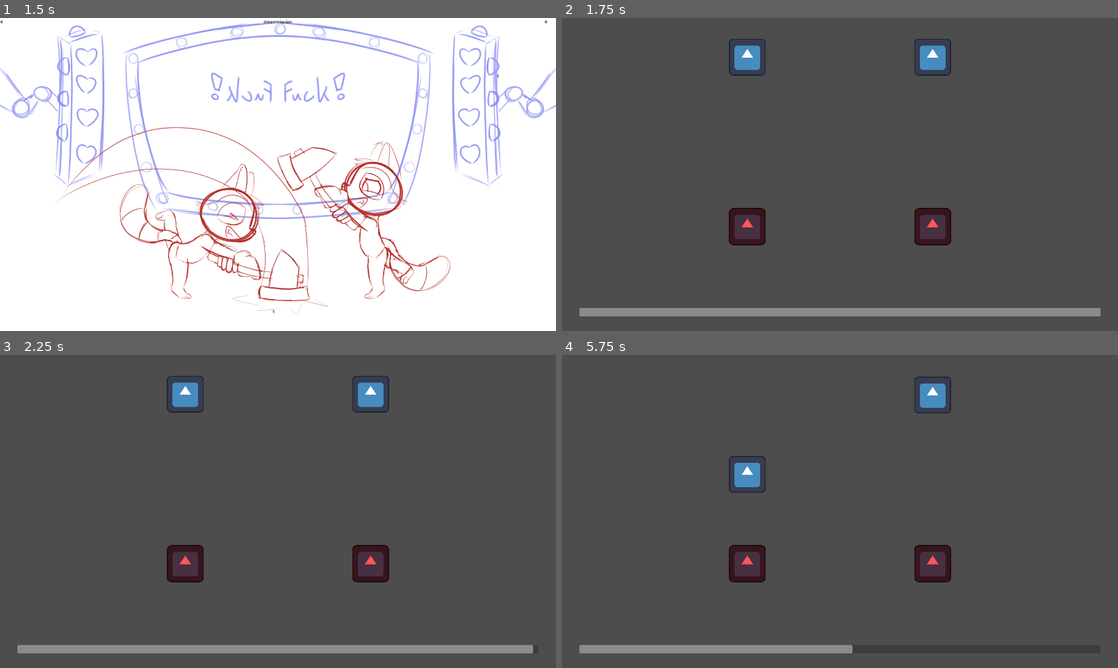
Above: before the commit, frames 1-4 (two rows, left to right).
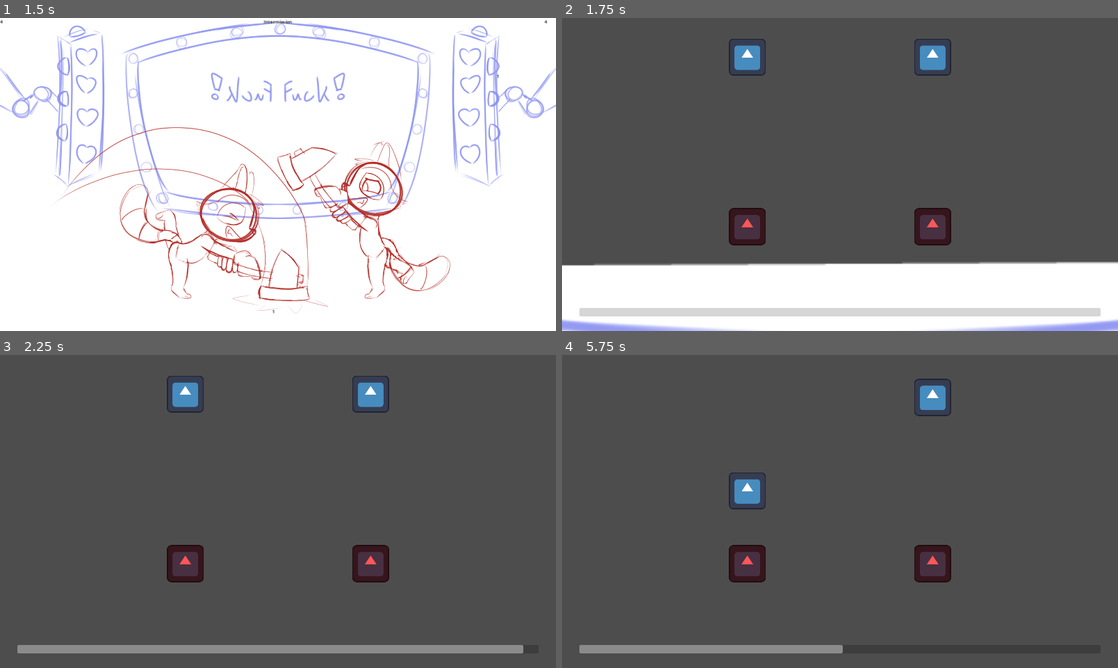
Above: after the commit, the same moments.

Repository: AidanOG/RuckusWare
Game: Godot game, scene res://Main Game/main.tscn
Two runs of this game, one before a commit and one after it. Both use one fixed random seed, a clock stepped at 60 frames per second and the inputs below. This scene is started directly instead of the project's main scene. The engine's default icon, where the game draws it, is replaced by a stand-in: a white triangle on a blue panel in a dark square.
Inputs:
- Up to frame 1 (1.5 s): hold Shift (any_button_1) 0.53-1.28 s; tap Shift (any_button_1) at 1.35 s
- Up to frame 2 (1.75 s): no input
- Up to frame 3 (2.25 s): hold Shift (any_button_1) from 2.03 s (still down)
- Up to frame 4 (5.75 s): release Shift (any_button_1) at 2.78 s; tap Shift (any_button_1) at 2.85, 4.35 s; hold Shift (any_button_1) 3.53-4.28 s; hold Shift (any_button_1) from 5.03 s (still down)

Frame 1 is identical in both runs. In frame 2, 22% of the frame differs, in the area x 0-100%, y 77-100%; in frame 3, less than 0.1%; in frame 4, 0.9%.

Commit message:
added a transition that's truer to what the final product will be and altered the scene change timing to be snappier so it doesn't look like it "hangs" on the transition frame

Diff:
--- a/Main Game/Microgames/GameHotDog/game_grab_stick.gd
+++ b/Main Game/Microgames/GameHotDog/game_grab_stick.gd
@@ -56,10 +56,10 @@
 		catcher_1_collision.scale = Vector2(6, 6)
 		catcher_2_collision.scale = Vector2(6, 6)
 
-	await get_tree().create_timer(0.125 / GameManager.game_speed).timeout
+	#await get_tree().create_timer(0.125 / GameManager.game_speed).timeout
 	var transition_tween = get_tree().create_tween()
 	transition_tween.set_pause_mode(Tween.TWEEN_PAUSE_PROCESS)
-	transition_tween.tween_property(transition_rect, "scale", Vector2(3, 3), (0.75 / GameManager.game_speed))
+	transition_tween.tween_property(transition_rect, "scale", Vector2(10, 10), (0.5 / GameManager.game_speed))
 	# transition_tween.tween_property(transition_rect, "scale", Vector2(1, 1), 1)
 	await get_tree().create_timer(0.5/ GameManager.game_speed).timeout
 	get_tree().paused = false
--- a/Main Game/Microgames/GameHotDog/game_grab_stick.tscn
+++ b/Main Game/Microgames/GameHotDog/game_grab_stick.tscn
@@ -1,7 +1,7 @@
 [gd_scene load_steps=14 format=3 uid="uid://bvyrijkk18iiq"]
 
 [ext_resource type="Script" path="res://Main Game/Microgames/GameHotDog/game_grab_stick.gd" id="1_kq6cc"]
-[ext_resource type="Texture2D" uid="uid://cc2q3wlpnktnj" path="res://filedf3d.svg" id="2_vj5kf"]
+[ext_resource type="Texture2D" uid="uid://bl0m4gkoiwpfa" path="res://scuffed transition2 no onionskin.png" id="2_tjaor"]
 [ext_resource type="Texture2D" uid="uid://dinrjagr3thwi" path="res://icon.svg" id="3_q7i8a"]
 [ext_resource type="Script" path="res://Main Game/Microgames/GameHotDog/target_1.gd" id="4_bw4qv"]
 [ext_resource type="Script" path="res://Main Game/Microgames/GameHotDog/target_2.gd" id="5_raimr"]
@@ -73,7 +73,6 @@
 grow_vertical = 2
 
 [node name="TransitionRect" type="TextureRect" parent="CanvasLayer/Control"]
-visible = false
 layout_mode = 1
 anchors_preset = 8
 anchor_left = 0.5
@@ -87,7 +86,7 @@
 grow_horizontal = 2
 grow_vertical = 2
 pivot_offset = Vector2(960, 540)
-texture = ExtResource("2_vj5kf")
+texture = ExtResource("2_tjaor")
 
 [node name="ProgressBar" type="ProgressBar" parent="CanvasLayer/Control"]
 layout_mode = 1
--- a/Main Game/main.gd
+++ b/Main Game/main.gd
@@ -71,13 +71,15 @@
 				right_racoon.play("win")
 
 		if GameManager.speed_up_now == true:
-			countdown_timer.set_wait_time((2.00) / (GameManager.game_speed) + ((4.00 + 1.375) / (GameManager.game_speed + speed_up_addend))) # each part of song is 2sec. 1.375 sec of the intermission is played here, the other 0.625 sec is played in the game scene
+																					#used to be 1.375
+			countdown_timer.set_wait_time((2.00) / (GameManager.game_speed) + ((4.00 + 1.5) / (GameManager.game_speed + speed_up_addend))) # each part of song is 2sec. 1.375 sec of the intermission is played here, the other 0.625 sec is played in the game scene
 			intermission_music_timer.set_wait_time((2.00)/ (GameManager.game_speed) + (4.00 / (GameManager.game_speed + speed_up_addend)))
 			speed_up_music_timer.set_wait_time((2.00)/ GameManager.game_speed)
 			speed_up_music_timer.start()
 			GameManager.speed_up_now = false
 		else:
-			countdown_timer.set_wait_time((2.00 + 1.375)/ GameManager.game_speed)
+												# used to be 1.375
+			countdown_timer.set_wait_time((2.00 + 1.5)/ GameManager.game_speed)
 			intermission_music_timer.set_wait_time((2.00)/ GameManager.game_speed)
 
 		intermission_music_timer.start()
Binary file added: scuffed transition.png
Not shown, added: scuffed transition.png.import
Binary file added: scuffed transition2 no onionskin.png
Not shown, added: scuffed transition2 no onionskin.png.import
Binary file added: scuffed transition2.png
Not shown, added: scuffed transition2.png.import
Binary file added: scuffed transition3.png
Not shown, added: scuffed transition3.png.import
